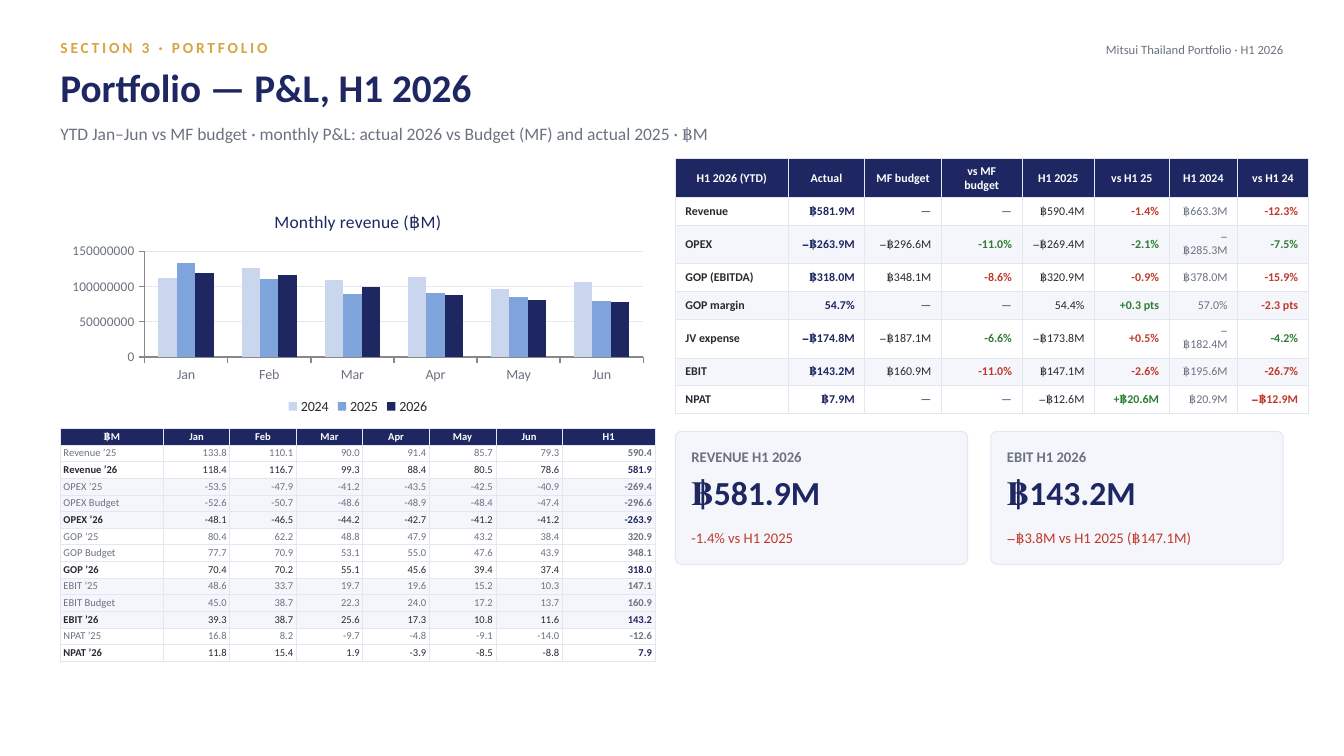
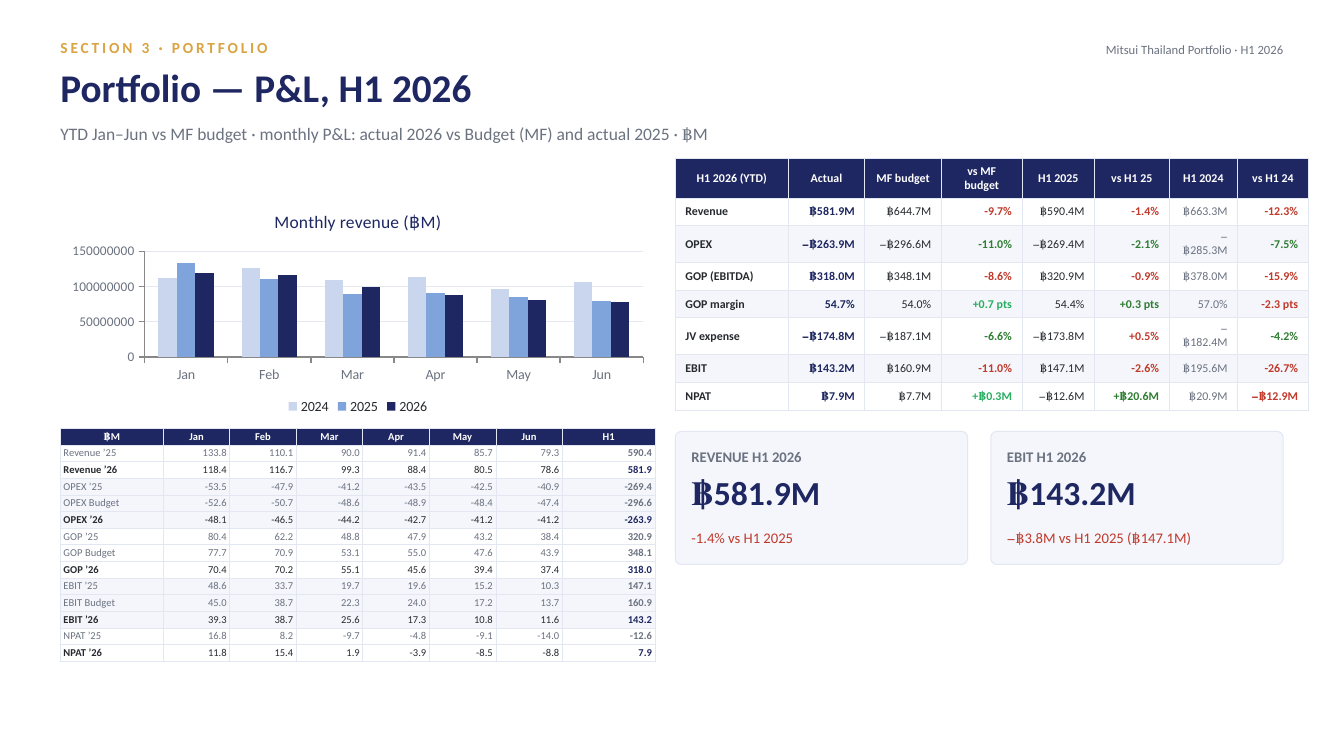
Before and after one commit to Chavin2543/mae-workspace, a slide deck: slide 14 of output/Portfolio_Performance_Report_H1-2026.pptx. Drawn at 1344x756 pixels with LibreOffice and Linux fonts; fonts in the diff are those of the drawing. Boxes give left, top, right and bottom in pixels: in the first picture for what was removed or moved away, otherwise in the second. Text is boxed around its words. In the diff, an @@ line names an element or a change of style, - is before the commit and + after.

```diff
--- a/output/Portfolio_Performance_Report_H1-2026.pptx
+++ b/output/Portfolio_Performance_Report_H1-2026.pptx
@@ table at (676, 158, 1309, 413) @@
-row 2, column 3: —
+row 2, column 3: ฿644.7M
-row 2, column 4: —
+row 2, column 4: -9.7%
-row 5, column 3: —
+row 5, column 3: 54.0%
-row 5, column 4: —
+row 5, column 4: +0.7 pts
-row 8, column 3: —
+row 8, column 3: ฿7.7M
-row 8, column 4: —
+row 8, column 4: +฿0.3M
```
Also in this commit, not shown: 4 other slides changed.
